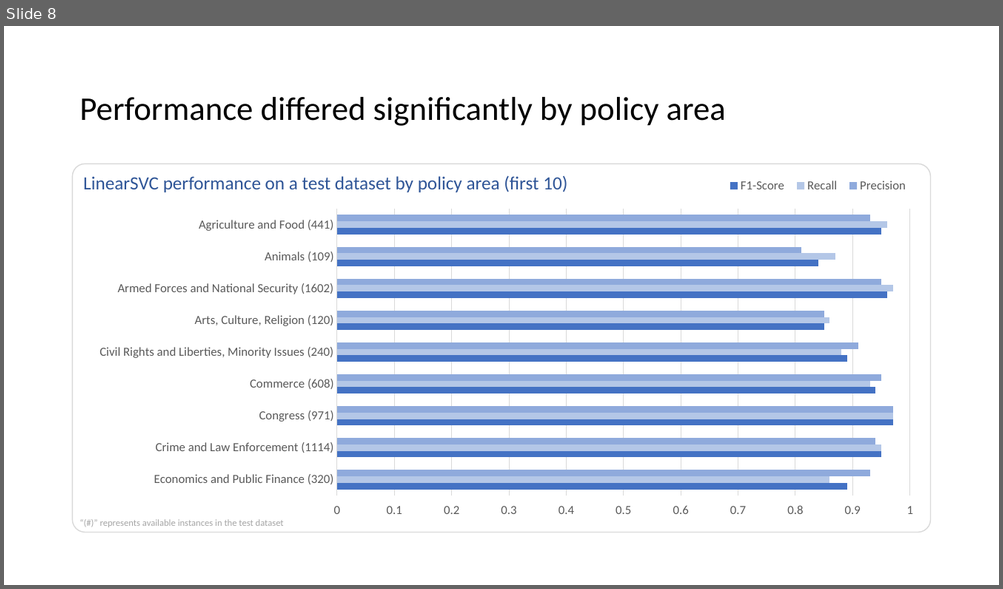
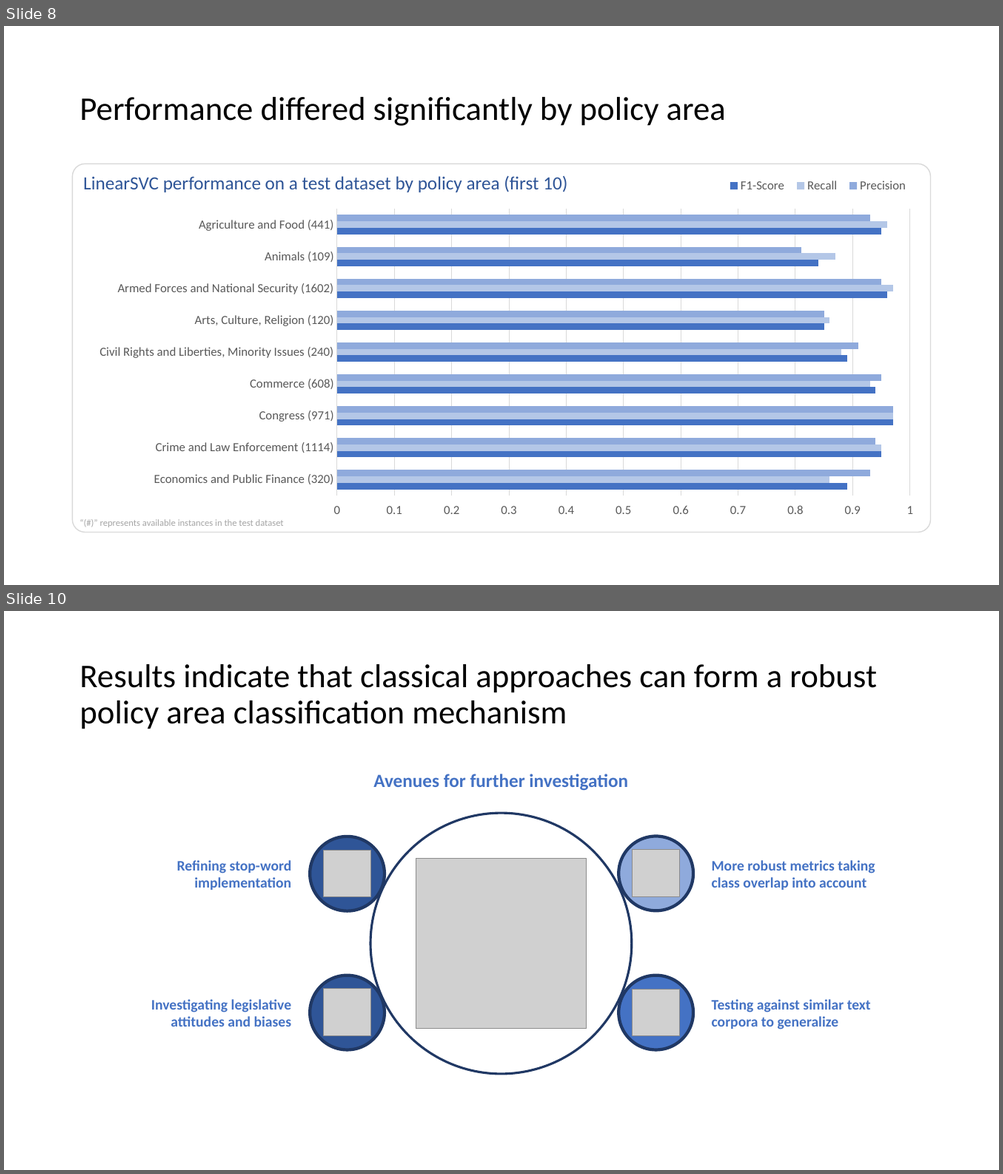
Before and after one commit to jbugli-NJ/FinalProject-Group3, a slide deck: Final-Group-Presentation/Final-Group-Presentation.pptx. Shown one above the other, each under a label of ours: slide 8 before the commit, slides 8 and 10 after it; the slides between them are not shown. The pictures are 1003x589 and 1003x1174 pixels, drawn with LibreOffice and Linux fonts; fonts in the diff are those of the drawing; grey boxes stand for pictures. Boxes give left, top, right and bottom in pixels: in the first picture for what was removed or moved away, otherwise in the second. Text is boxed around its words. In the diff, an @@ line names an element or a change of style, - is before the commit and + after.

Commit message:
Updating interpretation visuals
Updating interpretation visuals to add a graph and word cloud; updating report and presentation

```diff
--- a/Final-Group-Presentation/Final-Group-Presentation.pptx
+++ b/Final-Group-Presentation/Final-Group-Presentation.pptx
@@ slide 10 added at [4, 611, 999, 1170], background #FFFFFF @@
@@ title added at [79, 664, 876, 729], 32 pt, text #000000 @@
+Results indicate that classical approaches can form a robust policy area classification mechanism
@@ group added at [151, 774, 874, 1074]: 5 ellipses, 5 texts, 5 pictures @@
+More robust metrics taking class overlap into account
+Testing against similar text corpora to generalize
+Avenues for further investigation
+Refining stop-word implementation
+Investigating legislative attitudes and biases
```
Also in this commit, not shown: 1 other slide added, 4 other files.
